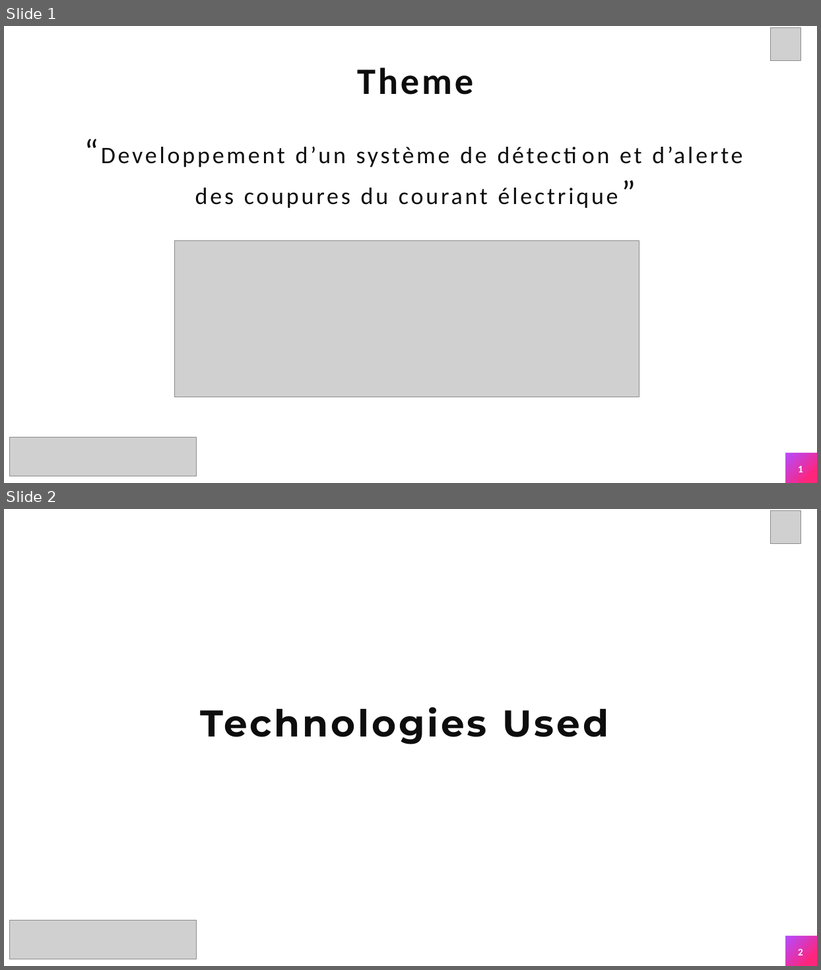
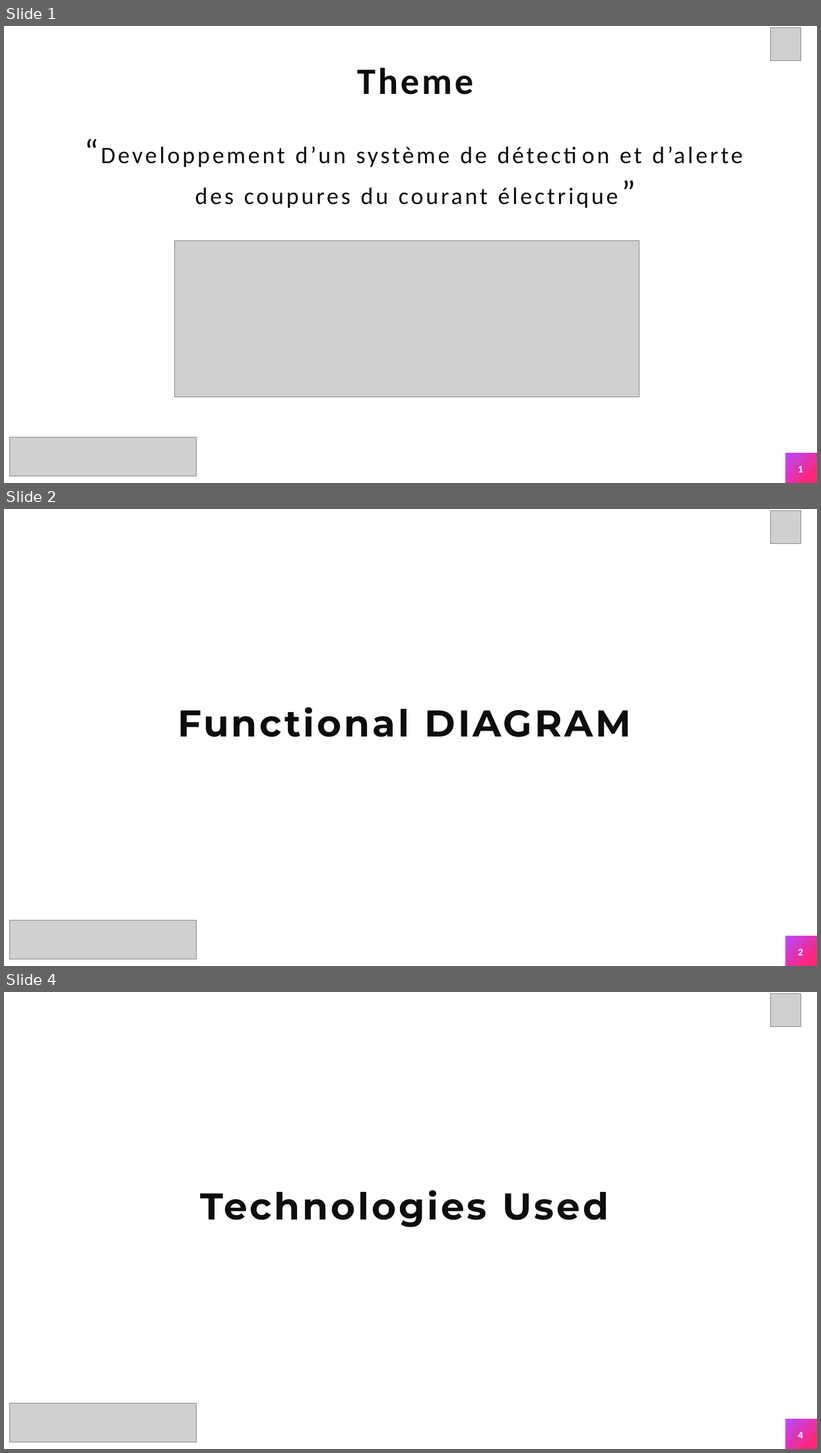
Before and after one commit to alpha947/pfe-sourcemind, a slide deck: Diapositives de presentation.pptx. Shown one above the other, each under a label of ours: slides 1 and 2 before the commit, slides 1, 2 and 4 after it; the slides between them are not shown. The pictures are 821x970 and 821x1453 pixels, drawn with LibreOffice and Linux fonts; fonts in the diff are those of the drawing; grey boxes stand for pictures; background and template pictures are left out. Boxes give left, top, right and bottom in pixels: in the first picture for what was removed or moved away, otherwise in the second. Text is boxed around its words. In the diff, an @@ line names an element or a change of style, - is before the commit and + after.

```diff
--- a/Diapositives de presentation.pptx
+++ b/Diapositives de presentation.pptx
@@ slide 2 added at [4, 509, 817, 966], background #FFFFFF; not listed: 1 template element that a slide beside it also shows @@
@@ picture added at [771, 511, 801, 544] @@
@@ text added at [178, 707, 632, 737], 44 pt, text #0D0D0D, bold @@
+Functional DIAGRAM
@@ picture added at [9, 920, 196, 959] @@
@@ page number added at [798, 949, 803, 956], 12 pt, text #FFFFFF, bold @@
+2
@@ what was slide 2 is now slide 4 @@
@@ page number at [798, 1432, 803, 1439]: text changed @@
-2
+4
```
Also in this commit, not shown: 1 other slide added, 19 other files.
